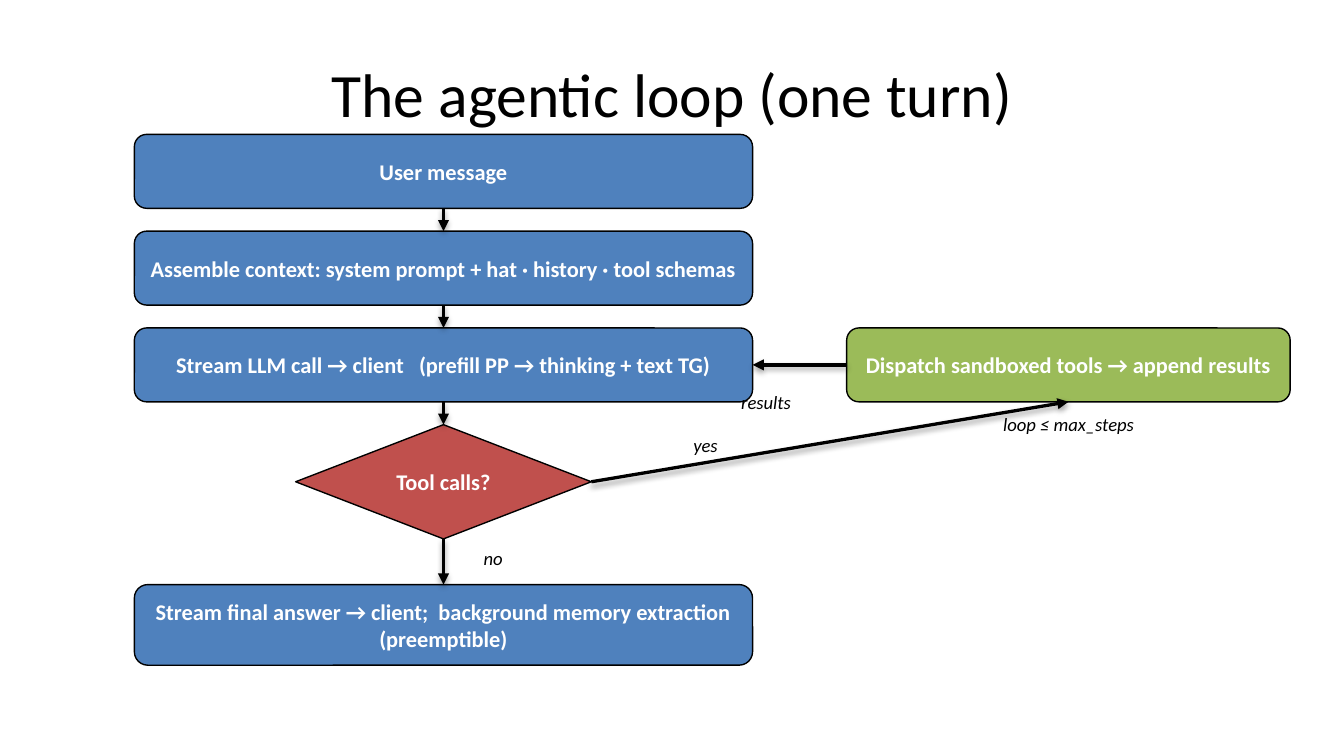
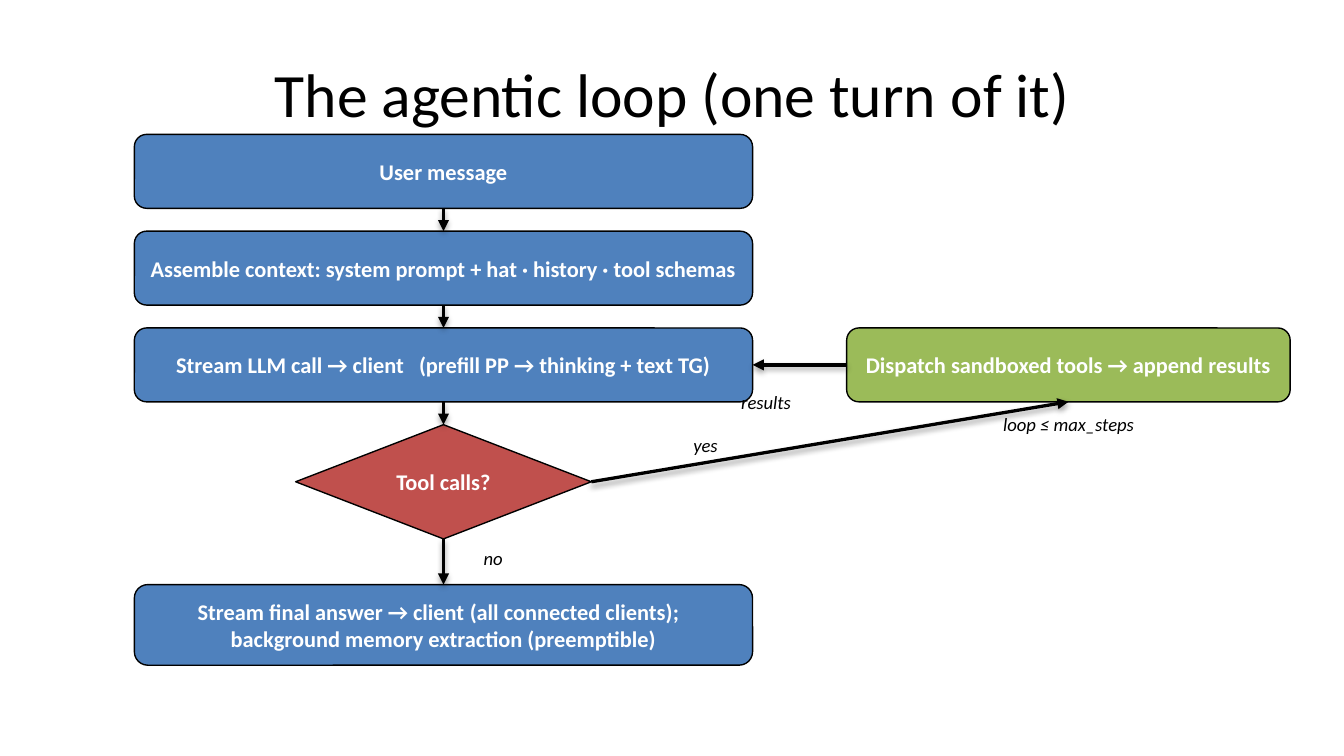
Before and after one commit to ivoras/harlequin, a slide deck: slide 9 of docs/croai2026/slides-pptx.pptx. Drawn at 1344x756 pixels with LibreOffice and Linux fonts; fonts in the diff are those of the drawing. Boxes give left, top, right and bottom in pixels: in the first picture for what was removed or moved away, otherwise in the second. Text is boxed around its words. In the diff, an @@ line names an element or a change of style, - is before the commit and + after.

```diff
--- a/docs/croai2026/slides-pptx.pptx
+++ b/docs/croai2026/slides-pptx.pptx
@@ title at (x1=275, y1=72, x2=1069, y2=128): text changed @@
-The agentic loop (one turn)
+The agentic loop (one turn of it)
@@ text in rounded rectangle at (x1=198, y1=603, x2=679, y2=651): text changed @@
-Stream final answer → client; background memory extraction (preemptible)
+Stream final answer → client (all connected clients);
+background memory extraction (preemptible)
```
Also in this commit, not shown: 3 other slides changed, 1 slide added, 1 slide removed, 20 other files.
